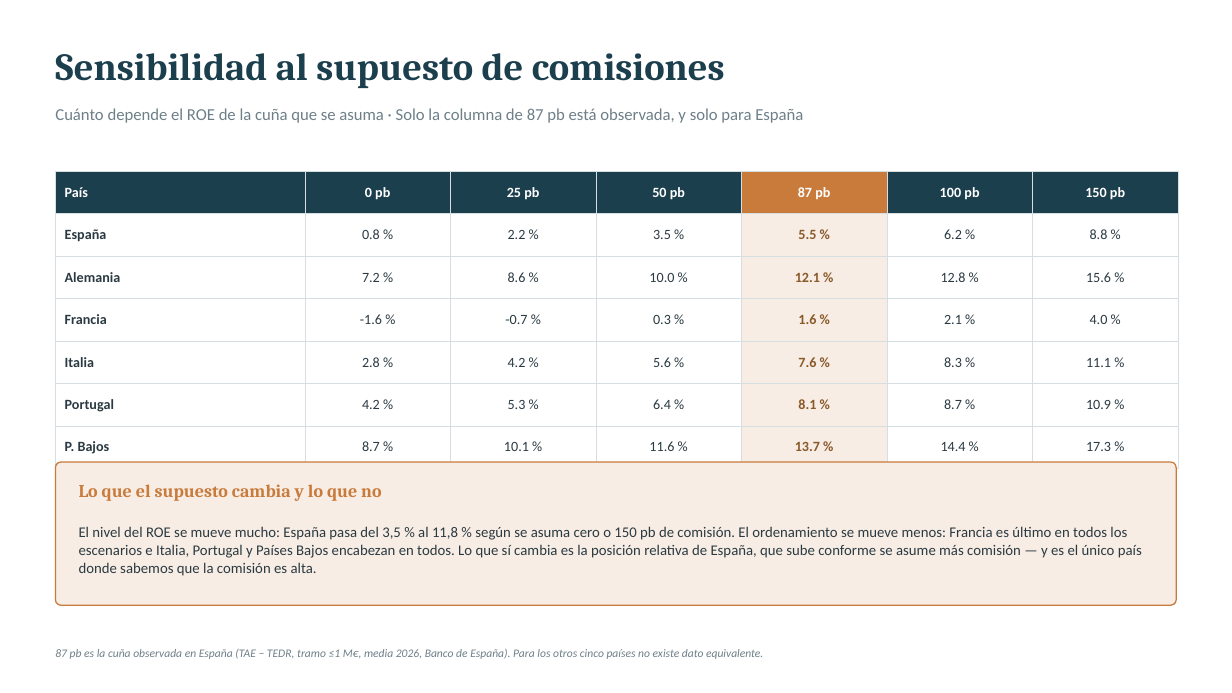
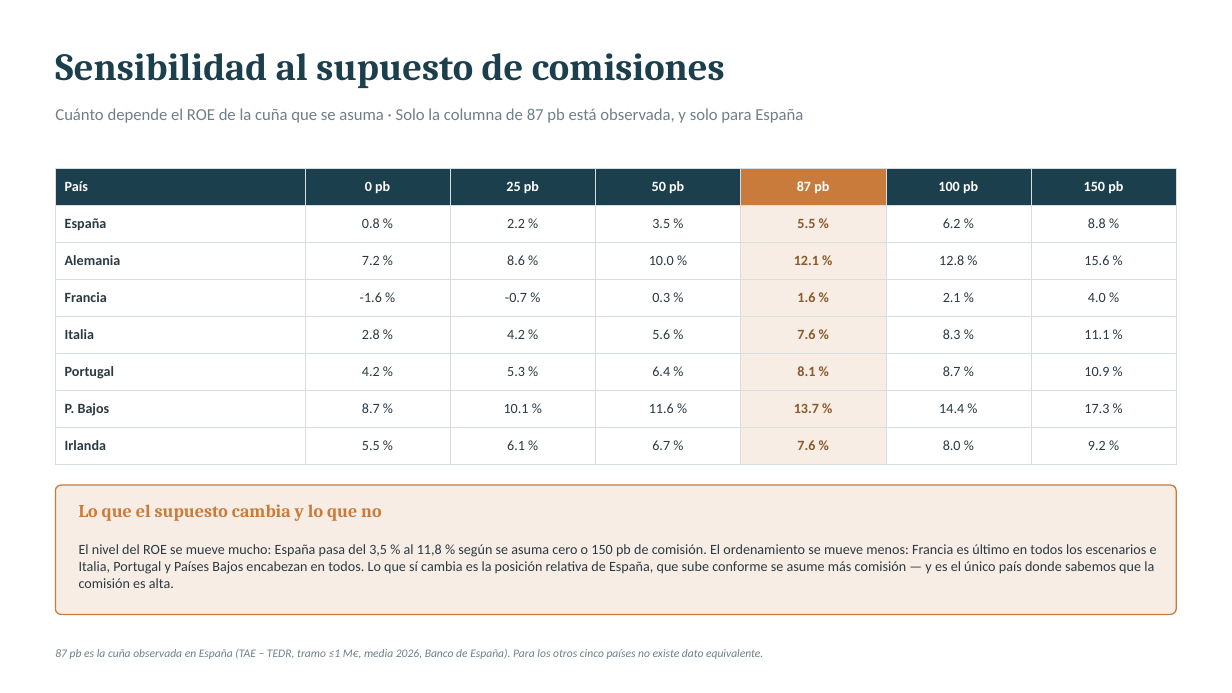
Before and after one commit to agomez2812-lang/sturdy-barnacle, a slide deck: slide 8 of pres/rentabilidad_pyme.pptx. Drawn at 1232x693 pixels with LibreOffice and Linux fonts; fonts in the diff are those of the drawing. Boxes give left, top, right and bottom in pixels: in the first picture for what was removed or moved away, otherwise in the second. Text is boxed around its words. In the diff, an @@ line names an element or a change of style, - is before the commit and + after.

```diff
--- a/pres/rentabilidad_pyme.pptx
+++ b/pres/rentabilidad_pyme.pptx
@@ table at bbox=[55, 168, 1176, 454] @@
+row 8: Irlanda | 5.5 % | 6.1 % | 6.7 % | 7.6 % | 8.0 % | 9.2 %
@@ rounded rectangle: place and size @@
-rounded rectangle at bbox=[55, 462, 1177, 605]
+rounded rectangle at bbox=[55, 485, 1177, 615]
@@ rounded rectangle at bbox=[55, 485, 1177, 615]: proportions changed @@
@@ text "Lo que el supuesto cambia ...": place and size @@
-text "Lo que el supuesto cambia ..." at bbox=[79, 484, 381, 501]
+text "Lo que el supuesto cambia ..." at bbox=[79, 504, 381, 521]
@@ text "El nivel del ROE se ...": place and size @@
-text "El nivel del ROE se ..." at bbox=[79, 526, 1142, 576]
+text "El nivel del ROE se ..." at bbox=[79, 544, 1157, 588]
@@ text "El nivel del ROE se ..." at bbox=[79, 544, 1157, 588]: size 11.5 to 11 pt @@
```
Also in this commit, not shown: 8 other slides changed, 28 other files.
